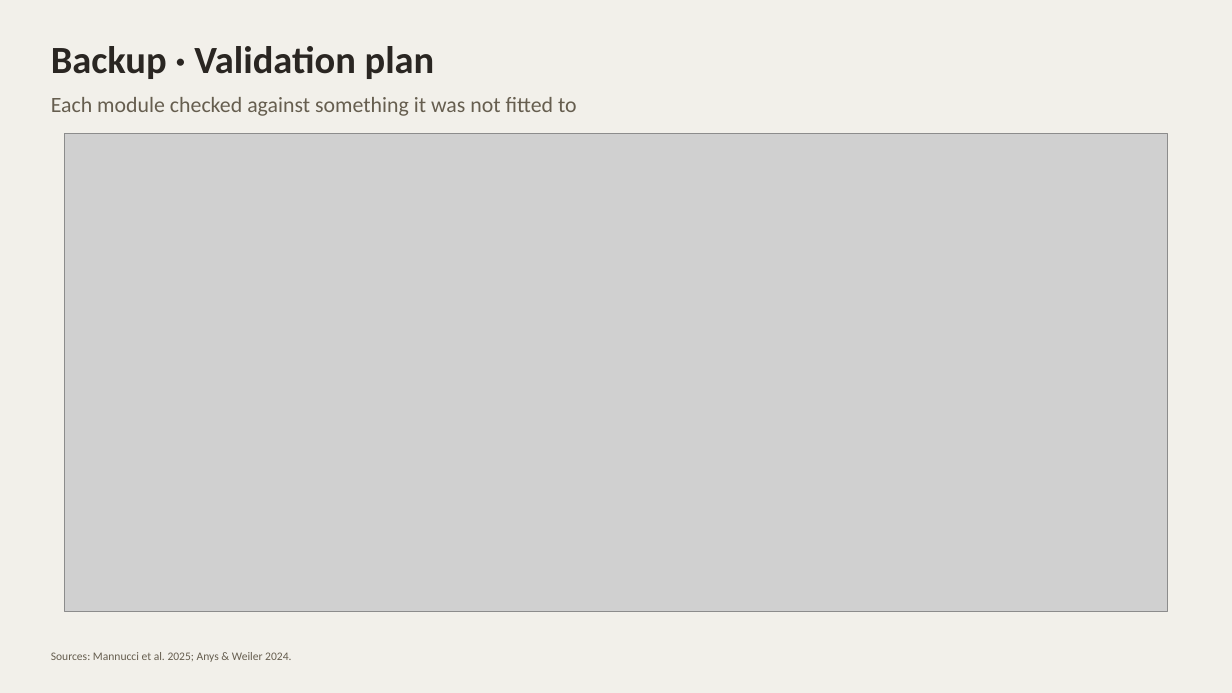
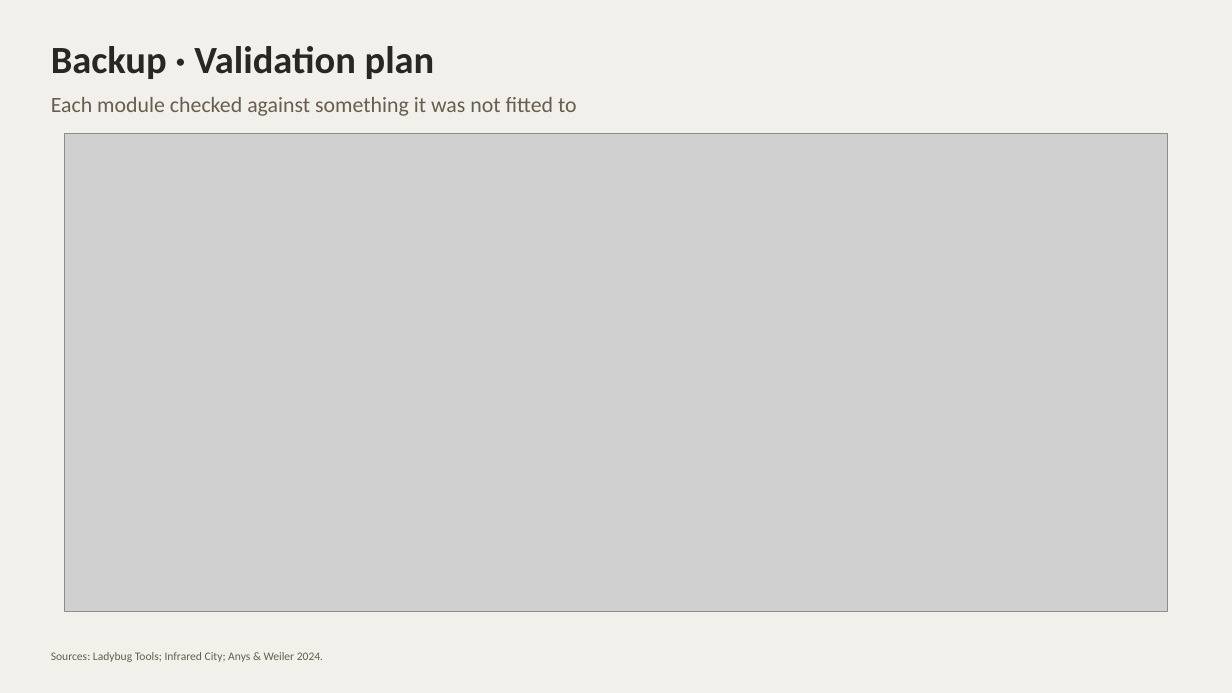
Before and after one commit to giofox96/shade-and-sponge, a slide deck: slide 8 of slides/methodology_17nov.pptx. Drawn at 1232x693 pixels with LibreOffice and Linux fonts; fonts in the diff are those of the drawing; grey boxes stand for pictures. Boxes give left, top, right and bottom in pixels: in the first picture for what was removed or moved away, otherwise in the second. Text is boxed around its words. In the diff, an @@ line names an element or a change of style, - is before the commit and + after.

```diff
--- a/slides/methodology_17nov.pptx
+++ b/slides/methodology_17nov.pptx
@@ text at (x1=51, y1=652, x2=323, y2=662): text changed @@
-Sources: Mannucci et al. 2025; Anys & Weiler 2024.
+Sources: Ladybug Tools; Infrared City; Anys & Weiler 2024.
```
Also in this commit, not shown: 4 other files.
